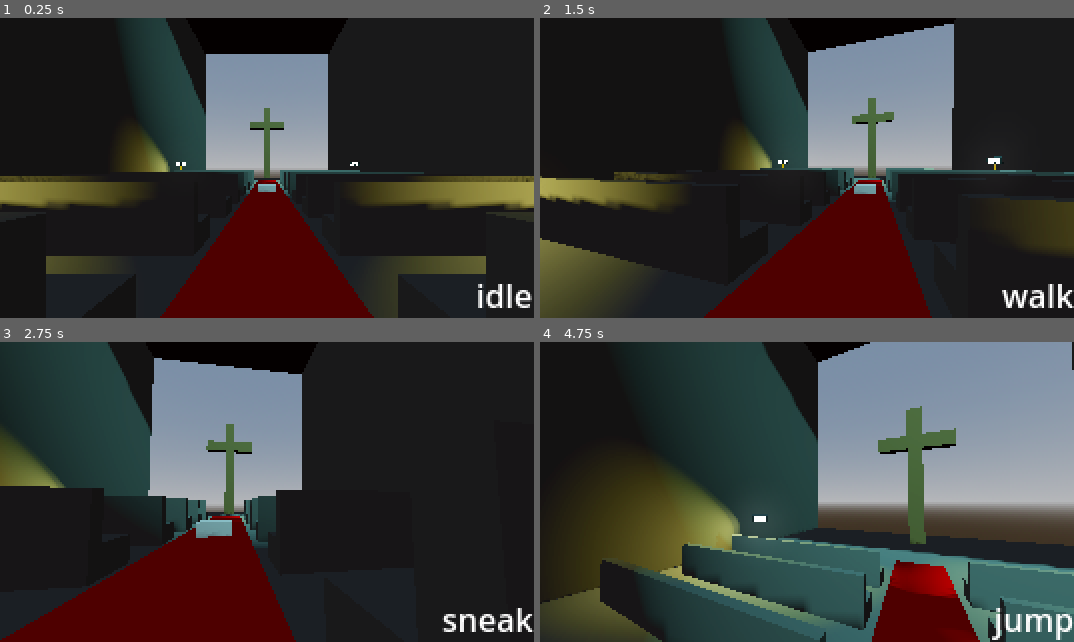
Above: before the commit, frames 1-4 (two rows, left to right).
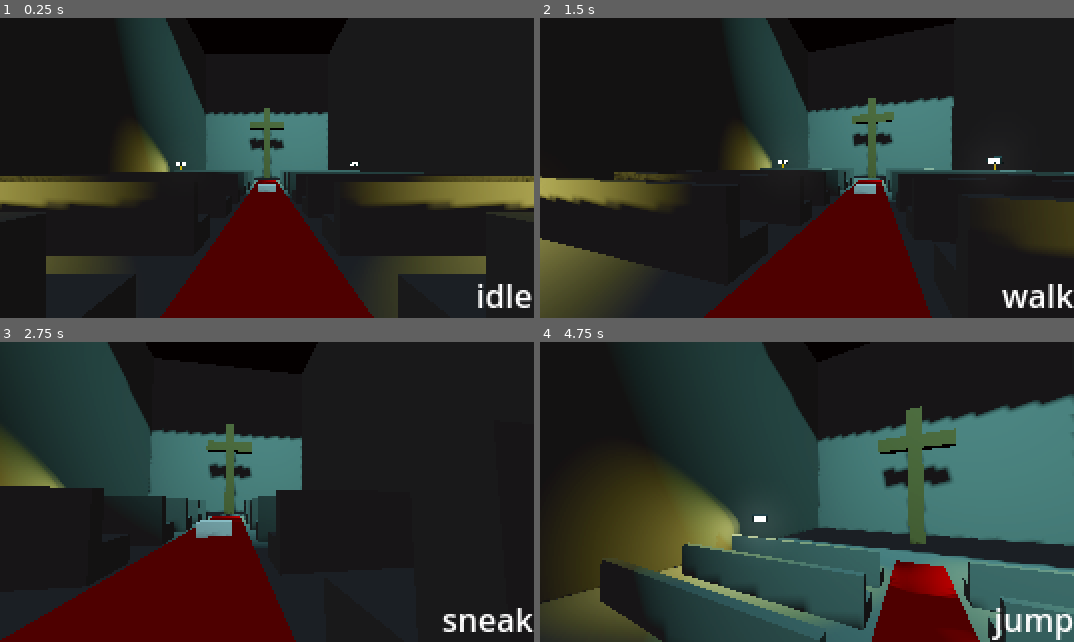
Above: after the commit, the same moments.

Repository: deinonymous/1st-3rd-Person-Base
Game: Godot game, scene res://scenes/world/world.tscn
Two runs of this game, one before a commit and one after it. Both use one fixed random seed, a clock stepped at 60 frames per second and the inputs below.
Inputs (mouse positions are in pixels of both pictures, inside the frame that each line leads up to):
- Up to frame 1 (0.25 s): no input
- Up to frame 2 (1.5 s): tap Enter at 0.5 s; move the mouse to (833, 168) at 0.52 s; hold Ctrl (crouch) 0.53-1.28 s; hold W (mv_forward) from 0.53 s (still down); tap Space (jump) at 0.77 s; move the mouse to (780, 168) at 1.27 s; tap Shift (sprint) at 1.35 s
- Up to frame 3 (2.75 s): keep holding W (mv_forward); tap Space (jump) at 1.52 s; move the mouse to (283, 486) at 2.02 s; hold Ctrl (crouch) from 2.03 s (still down)
- Up to frame 4 (4.75 s): keep holding W (mv_forward); move the mouse to (801, 498) at 2.77 s; release Ctrl (crouch) at 2.78 s; tap Shift (sprint) at 2.85, 4.35 s; tap Space (jump) at 3.02, 3.77, 4.52 s; move the mouse to (844, 495) at 3.52 s; hold Ctrl (crouch) 3.53-4.28 s; move the mouse to (764, 489) at 4.27 s

The runs differ from the first frame. In frame 1, 8.6% of the frame differs, in the area x 38-62%, y 12-54%; in frame 2, 11%; in frame 3, 12%; in frame 4, 29%, in the area x 52-100%, y 0-68%.
Error in both runs: Invalid call. Nonexistent function 'sneak' in base 'Node3D (IdleState)'. (res://scripts/state/player-states/player_persistent_state.gd:69)

Commit message:
MORE WALLS

Diff:
--- a/scenes/world/world.tscn
+++ b/scenes/world/world.tscn
@@ -65,6 +65,13 @@
 bottom_radius = 5.0
 height = 0.2
 
+[sub_resource type="PlaneMesh" id="PlaneMesh_7a4h0"]
+material = ExtResource("1_0bw36")
+size = Vector2(20, 20)
+
+[sub_resource type="BoxShape3D" id="BoxShape3D_f25h1"]
+size = Vector3(20, 0.1, 20.0263)
+
 [sub_resource type="StandardMaterial3D" id="StandardMaterial3D_apwdg"]
 albedo_color = Color(0.5, 0, 0, 1)
 metallic_specular = 0.1
@@ -240,6 +247,30 @@
 shape = SubResource("BoxShape3D_h1lm0")
 disabled = true
 
+[node name="wall8" type="StaticBody3D" parent="church/walls"]
+transform = Transform3D(1.91069e-15, 4.37114e-08, 1, 1, -4.37114e-08, 0, 4.37114e-08, 1, -4.37114e-08, 10, 10, -20)
+
+[node name="MeshInstance3D" type="MeshInstance3D" parent="church/walls/wall8"]
+transform = Transform3D(1, 0, 0, 0, 1, 0, 0, 0, 1, 0, 0, -10)
+mesh = SubResource("PlaneMesh_7a4h0")
+
+[node name="CollisionShape3D" type="CollisionShape3D" parent="church/walls/wall8"]
+transform = Transform3D(1, 0, 0, 0, 1, 0, 0, 0, 1, 0, -4.38543e-07, -10.0327)
+shape = SubResource("BoxShape3D_f25h1")
+disabled = true
+
+[node name="wall9" type="StaticBody3D" parent="church/walls"]
+transform = Transform3D(1.91069e-15, 4.37114e-08, -1, 1, -4.37114e-08, 0, -4.37114e-08, -1, -4.37114e-08, -10, 10, 20)
+
+[node name="MeshInstance3D" type="MeshInstance3D" parent="church/walls/wall9"]
+transform = Transform3D(1, 0, 0, 0, 1, 0, 0, 0, 1, 0, 0, -10)
+mesh = SubResource("PlaneMesh_7a4h0")
+
+[node name="CollisionShape3D" type="CollisionShape3D" parent="church/walls/wall9"]
+transform = Transform3D(1, 0, 0, 0, 1, 0, 0, 0, 1, 0, -4.38543e-07, -10.0327)
+shape = SubResource("BoxShape3D_f25h1")
+disabled = true
+
 [node name="worklights" type="Node3D" parent="church"]
 
 [node name="worklight" parent="church/worklights" instance=ExtResource("5_mo2ej")]
@@ -254,6 +285,6 @@
 [node name="worklight4" parent="church/worklights" instance=ExtResource("5_mo2ej")]
 transform = Transform3D(-0.628994, 0, 0.777409, 0, 1, 0, -0.777409, 0, -0.628994, -9.46355, 0, 14.9158)
 
-[node name="MeshInstance3D" type="MeshInstance3D" parent="church"]
+[node name="rug" type="MeshInstance3D" parent="church"]
 transform = Transform3D(1, 0, 0, 0, 1, 0, 0, 0, 1, 0, 0.1, 5)
 mesh = SubResource("PlaneMesh_2ih1k")
Not shown: 1 places in scenes/world/world.tscn that only renumber resources
